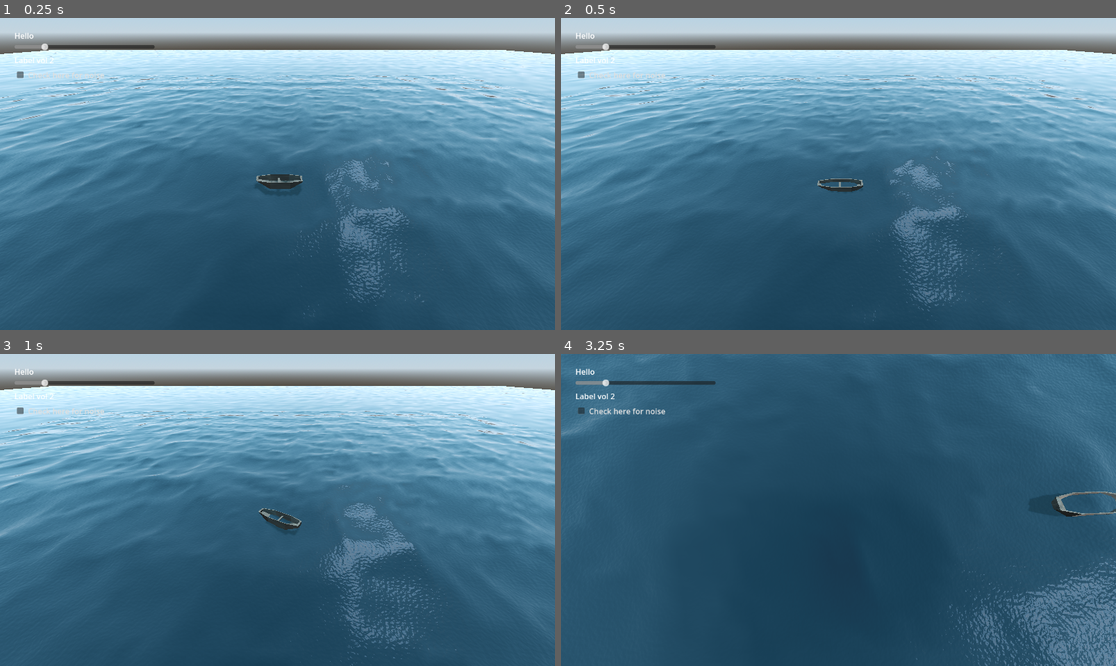
Above: before the commit, frames 1-4 (two rows, left to right).
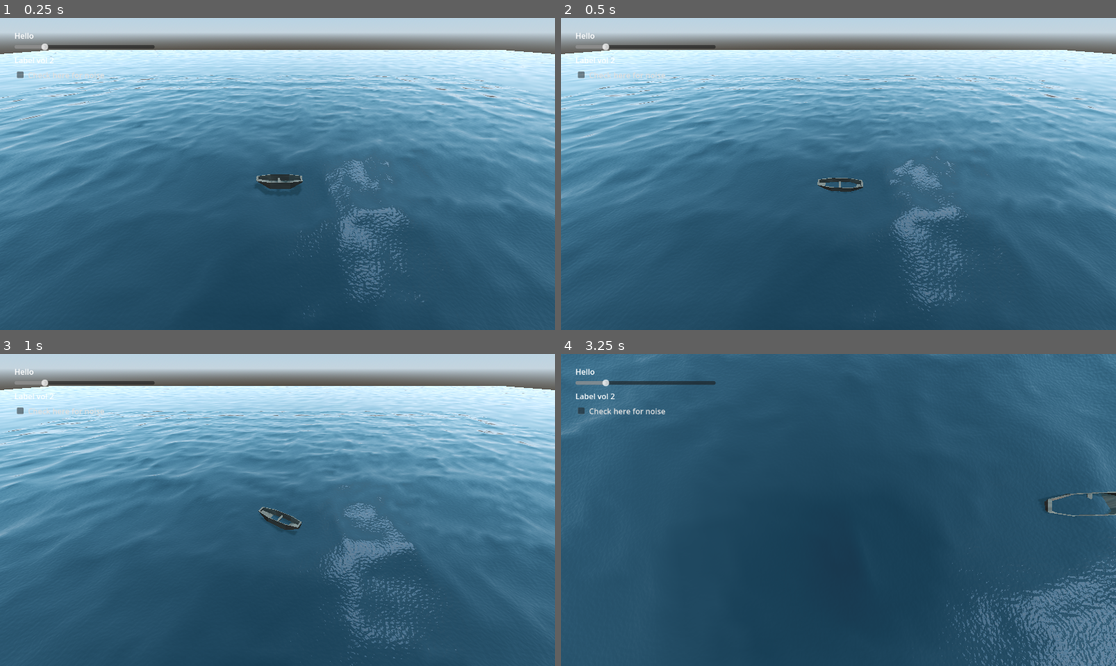
Above: after the commit, the same moments.

Repository: D0V4HKIIN/cs-341-computer-graphics-project
Game: Godot game, scene res://Main.tscn
Two runs of this game, one before a commit and one after it. Both use one fixed random seed, a clock stepped at 60 frames per second and the inputs below.
Inputs (mouse positions are in pixels of both pictures, inside the frame that each line leads up to):
- Up to frame 1 (0.25 s): no input
- Up to frame 2 (0.5 s): no input
- Up to frame 3 (1 s): move the mouse to (399, 494) at 0.52 s; press the mouse at (399, 494) at 0.53 s; hold Right (boat_right) from 0.53 s (still down)
- Up to frame 4 (3.25 s): move the mouse to (727, 525) at 1.27 s; release Right (boat_right) at 1.28 s; release the mouse at (727, 525) at 1.28 s; hold Down (boat_back) 1.28-2.03 s; click (727, 525) at 1.35 s; move the mouse to (894, 441) at 2.02 s; press the mouse at (894, 441) at 2.03 s; hold Right (boat_right) 2.03-2.78 s; move the mouse to (810, 572) at 2.77 s; release the mouse at (810, 572) at 2.78 s; hold Up (boat_forward) from 2.78 s (still down); click (810, 572) at 2.85 s

Frame 1 is identical in both runs. In frame 2, less than 0.1% of the frame differs, in the area x 46-55%, y 51-56%; in frame 3, less than 0.1%; in frame 4, 3.6%, in the area x 0-100%, y 20-100%.

Commit message:
floaters are doing their job again

Diff:
--- a/seas-341_captain_hooks_black_pearl/Boat.gd
+++ b/seas-341_captain_hooks_black_pearl/Boat.gd
@@ -39,13 +39,6 @@
 
 	if scale_param != null:
 		height_scale = scale_param;
-
-func positive_modulo(a, mod):
-	return ((a % mod) + mod) % mod;
-
-func texture(noise, position):
-	return noise.get_pixel(positive_modulo(int(position.x / 10.0 * noise.get_width()), noise.get_width()),
-							positive_modulo(int(position.y / 10.0 * noise.get_height()), noise.get_height()))
 
 func wave(position):
 	var uv_x = wrapf(position.x / 10.0, 0, 1)
@@ -94,7 +87,8 @@
 	# buoyancy approximation
 	submerged = false
 	for floater in floaters:
-		var depth = get_water_height(Vector2(global_position.x, global_position.z) / 2  + Vector2.ONE * time * 0.05 + boat_position_in_water) - floater.global_position.y
+		var floater_tex_position = Vector2(floater.global_position.x, floater.global_position.z) / 2  + Vector2.ONE * time * 0.05 + boat_position_in_water;
+		var depth = get_water_height(floater_tex_position) - floater.global_position.y
 		if depth > 0:
 			submerged = true
 			apply_force(Vector3.UP * float_force * gravity * sqrt(depth), floater.global_position - global_position)
--- a/seas-341_captain_hooks_black_pearl/Main.tscn
+++ b/seas-341_captain_hooks_black_pearl/Main.tscn
@@ -36,6 +36,11 @@
 
 [node name="Boat" parent="." instance=ExtResource("3_jaqp4")]
 transform = Transform3D(1, 0, 0, 0, 1, 0, 0, 0, 1, 0.230931, 1.33139, 0.0293784)
+float_force = 55
+water_drag = 0.05
+water_angular_drag = 0.05
+SPEED = 0.1
+ROTATION_SPEED = 0.02
 
 [node name="Ocean" parent="." instance=ExtResource("4_f5de0")]
 transform = Transform3D(6, 0, 0, 0, 1, 0, 0, 0, 6, 0, 0, 0)
